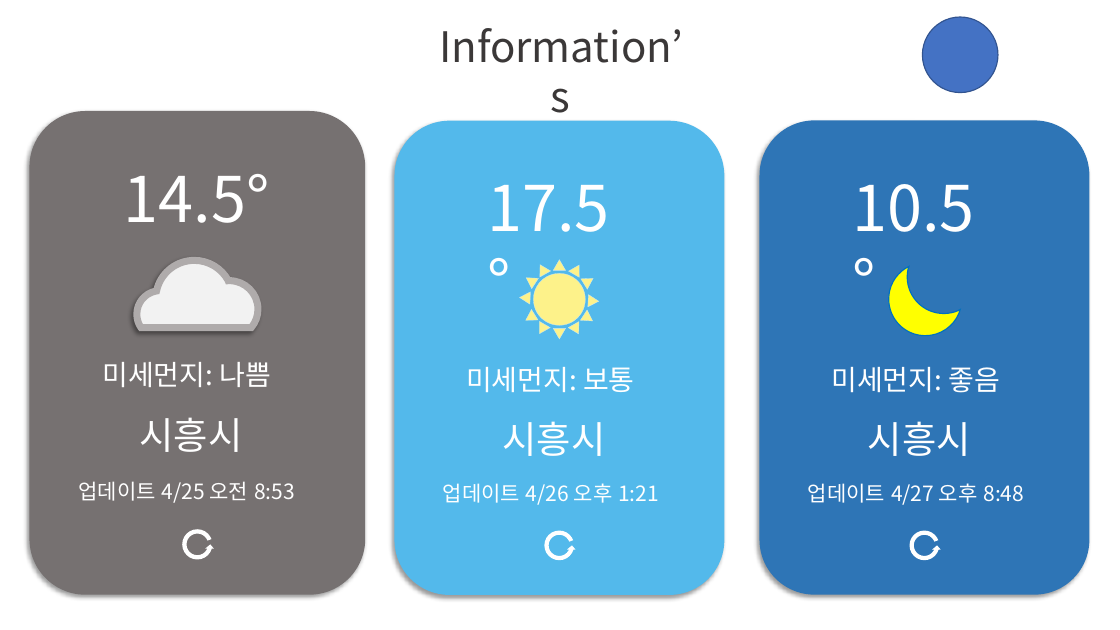
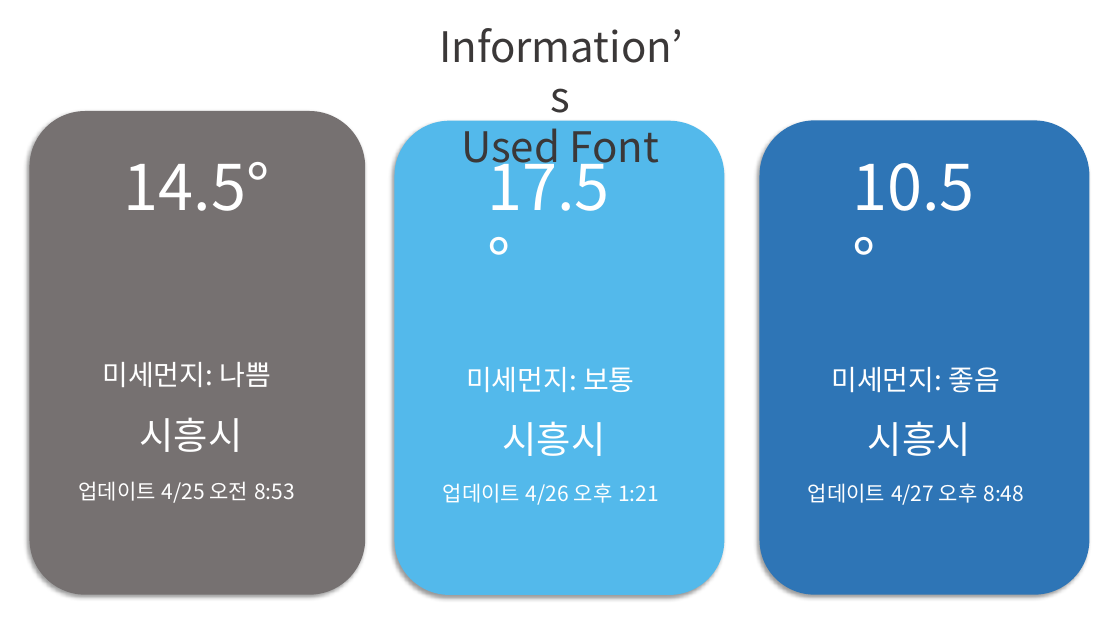
Before and after one commit to mydreamshine/Wetherforecast, a slide deck: slide 4 of PPT/미세한 날씨 리소스 제작.pptx (slide 3 before the commit). Drawn at 1120x630 pixels with LibreOffice and Linux fonts; fonts in the diff are those of the drawing. Boxes give left, top, right and bottom in pixels: in the first picture for what was removed or moved away, otherwise in the second. Text is boxed around its words. In the diff, an @@ line names an element or a change of style, - is before the commit and + after.

```diff
--- a/PPT/미세한 날씨 리소스 제작.pptx
+++ b/PPT/미세한 날씨 리소스 제작.pptx
@@ ellipse removed at (x1=923, y1=17, x2=998, y2=92) @@
@@ text "14.5°" moved from (x1=124, y1=174, x2=270, y2=223) to (x1=124, y1=162, x2=270, y2=211) @@
@@ text at (x1=461, y1=120, x2=659, y2=173): paragraph added @@
+Used Font
@@ text "17.5°" rewrapped from (x1=487, y1=185, x2=609, y2=232) to (x1=487, y1=146, x2=609, y2=211) @@
@@ text "10.5°" moved from (x1=852, y1=184, x2=974, y2=232) to (x1=852, y1=163, x2=974, y2=211) @@
@@ freeform shape removed at (x1=137, y1=260, x2=258, y2=328) @@
@@ freeform shape removed at (x1=889, y1=266, x2=960, y2=335) @@
@@ group removed at (x1=519, y1=260, x2=599, y2=339): 12 triangles, 1 ellipse @@
@@ circular arrow removed at (x1=180, y1=528, x2=214, y2=562) @@
@@ circular arrow removed at (x1=543, y1=528, x2=576, y2=562) @@
@@ circular arrow removed at (x1=907, y1=528, x2=941, y2=562) @@
```
Also in this commit, not shown: 1 other slide changed, 3 slides added, 1 slide removed, 39 other files.
